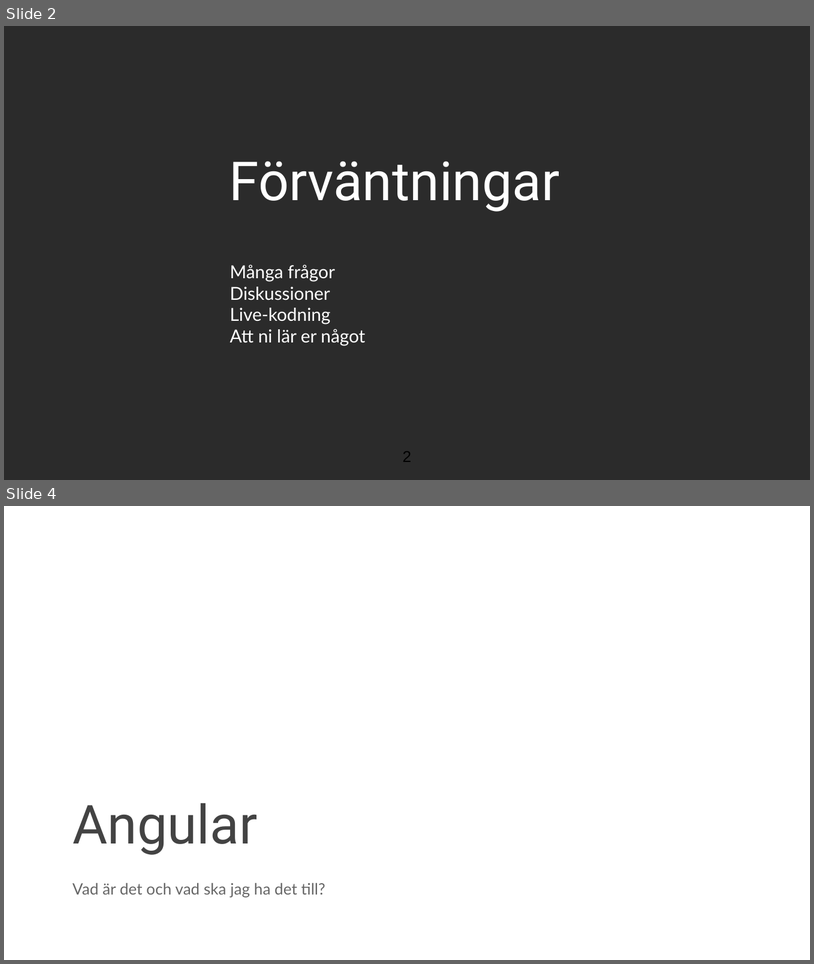
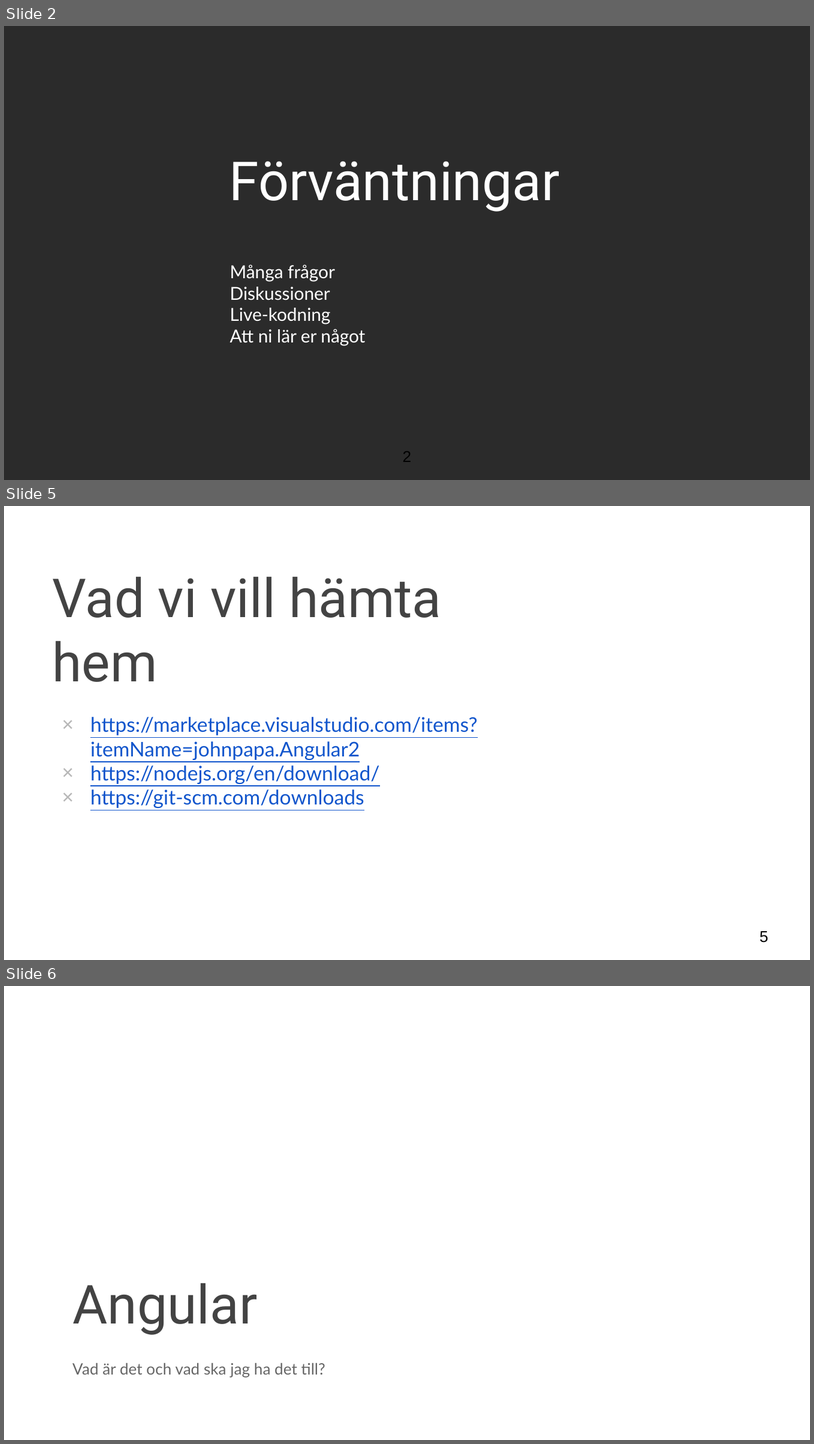
Before and after one commit to Dynabyte/angular-workshop, a slide deck: presentation/presentationAngular.pptx. Shown one above the other, each under a label of ours: slides 2 and 4 before the commit, slides 2, 5 and 6 after it; the slides between them are not shown. The pictures are 814x964 and 814x1444 pixels, drawn with LibreOffice and Linux fonts; fonts in the diff are those of the drawing; background and template pictures are left out; a plain dark background stands for a picture behind light text. Boxes give left, top, right and bottom in pixels: in the first picture for what was removed or moved away, otherwise in the second. Text is boxed around its words. In the diff, an @@ line names an element or a change of style, - is before the commit and + after.

```diff
--- a/presentation/presentationAngular.pptx
+++ b/presentation/presentationAngular.pptx
@@ slide 5 added at (4, 506, 810, 960), background picture (left out) @@
@@ title added at (53, 577, 441, 682), 48 pt, text #434343 @@
+Vad vi vill hämta hem
@@ text added at (90, 717, 478, 808), 18 pt, text #1155CC, underline @@
+× https://marketplace.visualstudio.com/items?itemName=johnpapa.Angular2
+× https://nodejs.org/en/download/
+× https://git-scm.com/downloads
@@ page number added at (760, 931, 769, 942), 14 pt, text #000000 @@
+5
@@ what was slide 4 is now slide 6 @@
```
Also in this commit, not shown: 2 slides changed, 2 other slides added, 1 slide removed, 10 other files.
